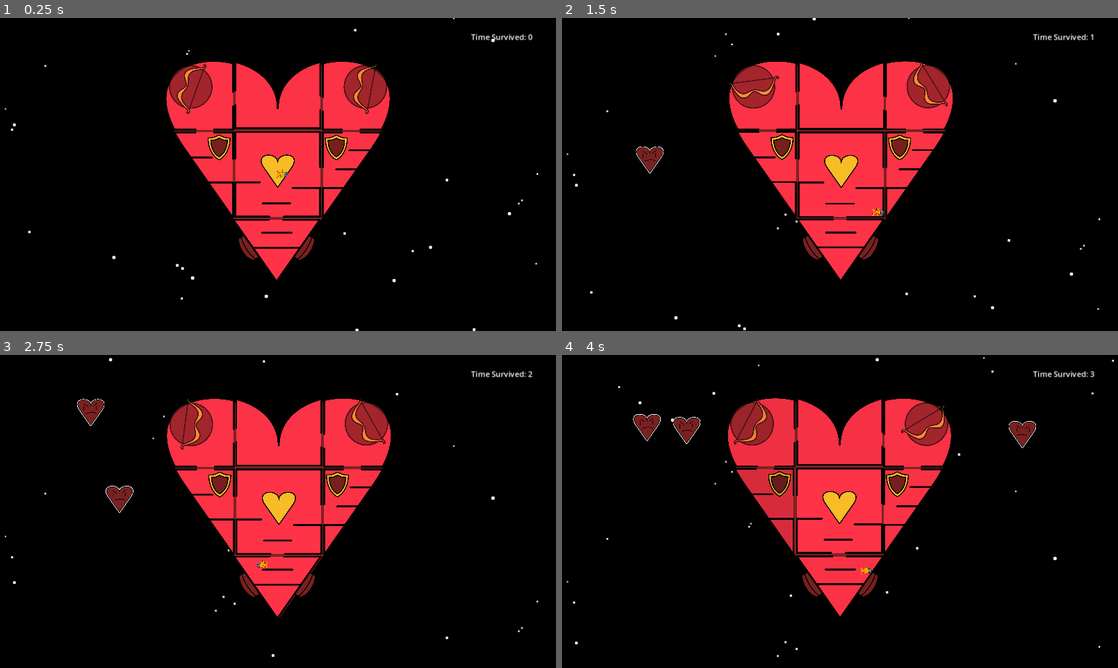
Above: before the commit, frames 1-4 (two rows, left to right).
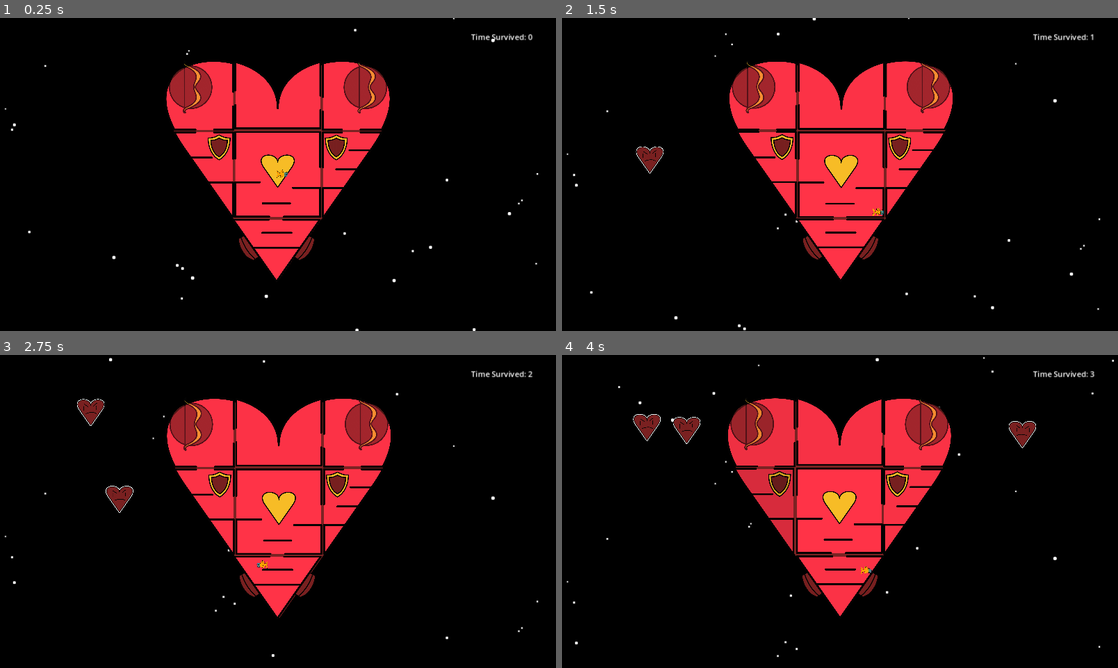
Above: after the commit, the same moments.

Repository: BreannaBre/GodotProject
Game: Godot game, scene res://scenes/main.tscn
The game is run twice, just before and just after one commit, with the same random seed, the same clock (stepped at 60 frames per second) and the same inputs.
Inputs (mouse positions are in pixels of both pictures, inside the frame that each line leads up to):
- Up to frame 1 (0.25 s): no input
- Up to frame 2 (1.5 s): move the mouse to (962, 158) at 0.52 s; hold Right (Player1Right) 0.53-1.25 s; tap / (Player1Interact) at 0.6 s; click (962, 158) at 0.67 s; tap Up (Player1Jump) at 0.77 s; drag from (728, 190) to (840, 174) at 1.27 s
- Up to frame 3 (2.75 s): move the mouse to (333, 442) at 2.02 s; hold Left (Player1Left) from 2.03 s (still down); tap Down (Player1Weld) at 2.1 s; tap / (Player1Interact) at 2.3 s
- Up to frame 4 (4 s): release Left (Player1Left) at 2.75 s; drag from (812, 574) to (751, 511) at 2.77 s; move the mouse to (1006, 558) at 3.52 s; hold Right (Player1Right) from 3.53 s (still down); tap / (Player1Interact) at 3.6 s; tap Up (Player1Jump) at 3.77 s

The runs differ from the first frame. In frame 1, 0.6% of the frame differs, in the area x 30-70%, y 14-31%; in frame 2, 0.7%, in the area x 29-70%, y 14-31%; in frame 3, 0.5%; in frame 4, 0.7%.

Commit message:
guns do everything but shoot

Diff:
--- a/scenes/gunnery_left.tscn
+++ b/scenes/gunnery_left.tscn
@@ -1,10 +1,13 @@
-[gd_scene load_steps=6 format=3 uid="uid://djmcl4co0qb7m"]
+[gd_scene load_steps=7 format=3 uid="uid://djmcl4co0qb7m"]
 
 [ext_resource type="Script" path="res://src/gunnery.gd" id="1_l737n"]
 [ext_resource type="PhysicsMaterial" uid="uid://bi3h5q7jaitql" path="res://resources/room_physics_material.tres" id="2_bpkj6"]
 [ext_resource type="Texture2D" uid="uid://de5lhmk7am0ug" path="res://assets/rooms/heart_ship_tl.svg" id="3_r42qg"]
 [ext_resource type="Texture2D" uid="uid://imbgo6yp3fvw" path="res://assets/misc/bow_charging.svg" id="4_0jxdt"]
 [ext_resource type="Texture2D" uid="uid://b0r005ufhmchs" path="res://assets/misc/wrench_and_screwdriver_white.png" id="5_wv36x"]
+
+[sub_resource type="CircleShape2D" id="CircleShape2D_p7n0b"]
+radius = 45.0
 
 [node name="GunneryLeft" type="Node2D"]
 script = ExtResource("1_l737n")
@@ -49,3 +52,10 @@
 
 [node name="CollisionPolygon2D" type="CollisionPolygon2D" parent="Body/Area2D"]
 polygon = PackedVector2Array(90, -52, 64, -56, 34, -57, 10, -52, -10, -45, -29, -34, -43, -18, -52, 2, -55, 27, -51, 56, -36, 90, 90, 90)
+
+[node name="ButtonArea" type="Area2D" parent="Body"]
+collision_layer = 64
+collision_mask = 0
+
+[node name="CollisionShape2D" type="CollisionShape2D" parent="Body/ButtonArea"]
+shape = SubResource("CircleShape2D_p7n0b")
--- a/scenes/gunnery_right.tscn
+++ b/scenes/gunnery_right.tscn
@@ -1,10 +1,13 @@
-[gd_scene load_steps=6 format=3 uid="uid://eq7gxmtvontn"]
+[gd_scene load_steps=7 format=3 uid="uid://eq7gxmtvontn"]
 
 [ext_resource type="Script" path="res://src/gunnery.gd" id="1_ntmc0"]
 [ext_resource type="PhysicsMaterial" uid="uid://bi3h5q7jaitql" path="res://resources/room_physics_material.tres" id="2_1jm7i"]
 [ext_resource type="Texture2D" uid="uid://bwuukndr3madx" path="res://assets/rooms/heart_ship_tr.svg" id="3_osyts"]
 [ext_resource type="Texture2D" uid="uid://imbgo6yp3fvw" path="res://assets/misc/bow_charging.svg" id="4_qxaln"]
 [ext_resource type="Texture2D" uid="uid://b0r005ufhmchs" path="res://assets/misc/wrench_and_screwdriver_white.png" id="5_d3wj0"]
+
+[sub_resource type="CircleShape2D" id="CircleShape2D_q5dch"]
+radius = 45.0
 
 [node name="GunneryRight" type="Node2D"]
 script = ExtResource("1_ntmc0")
@@ -49,3 +52,10 @@
 
 [node name="CollisionPolygon2D" type="CollisionPolygon2D" parent="Body/Area2D"]
 polygon = PackedVector2Array(-90, -52, -64, -56, -34, -57, -10, -52, 10, -45, 29, -34, 43, -18, 52, 2, 55, 27, 51, 56, 36, 90, -90, 90)
+
+[node name="ButtonArea" type="Area2D" parent="Body"]
+collision_layer = 64
+collision_mask = 0
+
+[node name="CollisionShape2D" type="CollisionShape2D" parent="Body/ButtonArea"]
+shape = SubResource("CircleShape2D_q5dch")
--- a/src/gunnery.gd
+++ b/src/gunnery.gd
@@ -1,6 +1,8 @@
 class_name Gunnery
 extends Room
 
+const POWERED_GUN := preload("res://assets/misc/bow_ready.svg")
+const UNPOWERED_GUN := preload("res://assets/misc/bow_charging.svg")
 var gun_picture: Sprite2D
 const GUN_SCALE := Vector2(0.304, 0.304)
 
@@ -18,10 +20,20 @@
 
 func _process(delta: float) -> void:
 	default_process(delta)
-	if state == ROOM_STATE.ATTACHED or state == ROOM_STATE.REPAIRING:
+	if powered:
 		var new_rotation := body.transform.origin.angle_to_point(target)
 		gun_picture.transform = Transform2D(new_rotation, GUN_SCALE, 0, Vector2(0,0))
 
+func set_powered(new_powered: bool) -> void:
+	powered = new_powered
+	if powered:
+		gun_picture.texture = POWERED_GUN
+	else:
+		gun_picture.texture = UNPOWERED_GUN
 
 func _physics_process(delta: float) -> void:
 	default_physics_process(delta)
+
+func press_button(_button: Area2D) -> void:
+	if state == ROOM_STATE.ATTACHED or state == ROOM_STATE.REPAIRING:
+		set_powered(not powered)
--- a/src/room.gd
+++ b/src/room.gd
@@ -60,6 +60,7 @@
 	state = new_state
 	if state == ROOM_STATE.DETACHED:
 		body.gravity_scale = 1
+		set_powered(false)
 		if repair_sign != null:
 			repair_sign.hide()
 	elif state == ROOM_STATE.ATTACHED:
@@ -68,6 +69,7 @@
 			repair_sign.hide()
 	elif state == ROOM_STATE.REATTACHING:
 		body.gravity_scale = 0
+		set_powered(false)
 		if repair_sign != null:
 			repair_sign.show()
 	elif state == ROOM_STATE.REPAIRING:
--- a/src/shield.gd
+++ b/src/shield.gd
@@ -3,6 +3,8 @@
 
 @export var force: float = 4
 const DIST: float = 230
+const POWERED_BUTTON := preload("res://assets/misc/shield_ready.svg")
+const UNPOWERED_BUTTON := preload("res://assets/misc/shield_charging.svg")
 var button_sprite: Sprite2D
 
 func _ready() -> void:
@@ -19,7 +21,6 @@
 
 func _process(delta: float) -> void:
 	default_process(delta)
-
 
 func _physics_process(delta: float) -> void:
 	default_physics_process(delta)
@@ -39,7 +40,11 @@
 
 func set_powered(new_powered: bool) -> void:
 	powered = new_powered
-	# TODO: change button picture
+	if powered:
+		button_sprite.texture = POWERED_BUTTON
+	else:
+		button_sprite.texture = UNPOWERED_BUTTON
 
-func press_button(_pressed: Area2D) -> void:
-	set_powered(not powered)
+func press_button(_button: Area2D) -> void:
+	if state == ROOM_STATE.ATTACHED or state == ROOM_STATE.REPAIRING:
+		set_powered(not powered)
